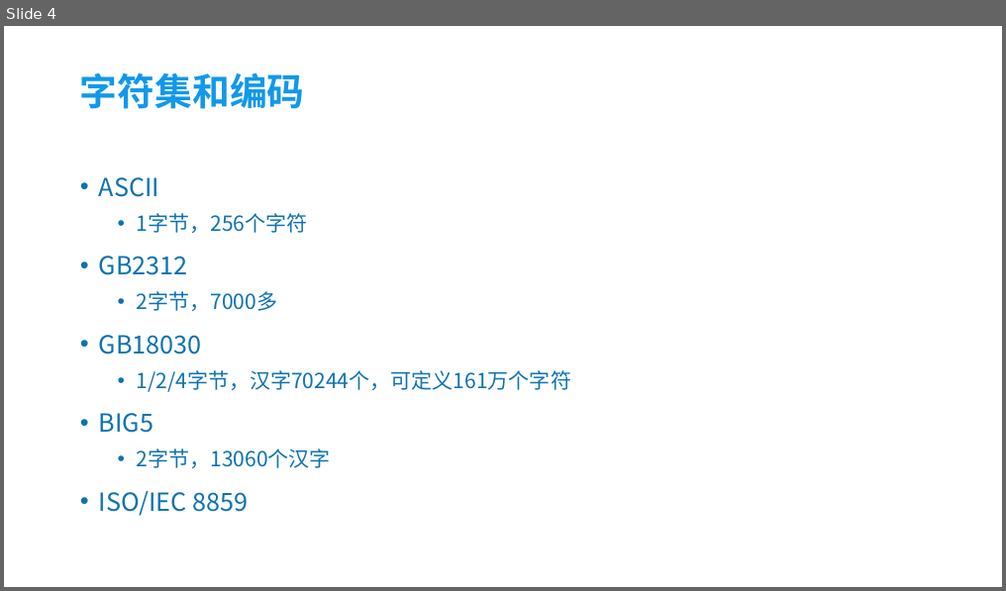
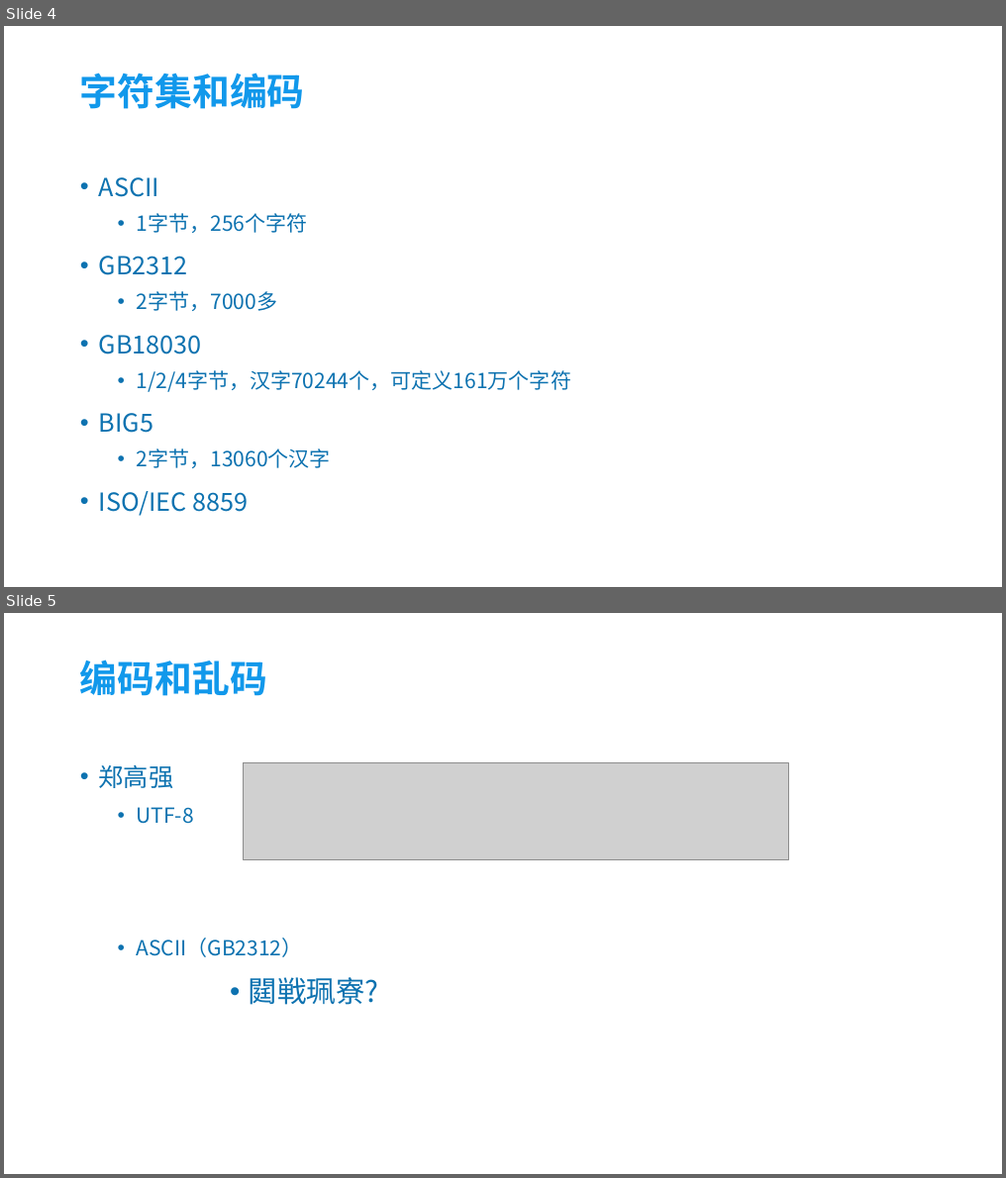
Before and after one commit to kenkozheng/HTML5_research, a slide deck: Charset&Coding&HTML/编码和前端的那些事.pptx. Shown one above the other, each under a label of ours: slide 4 before the commit, slides 4 and 5 after it. The pictures are 1006x591 and 1006x1178 pixels, drawn with LibreOffice and Linux fonts; fonts in the diff are those of the drawing; grey boxes stand for pictures; background and template pictures are left out. Boxes give left, top, right and bottom in pixels: in the first picture for what was removed or moved away, otherwise in the second. Text is boxed around its words. In the diff, an @@ line names an element or a change of style, - is before the commit and + after.

Commit message:
加入乱码例子

```diff
--- a/Charset&Coding&HTML/编码和前端的那些事.pptx
+++ b/Charset&Coding&HTML/编码和前端的那些事.pptx
@@ slide 5 added at bbox=[4, 613, 1002, 1174], background picture (left out) @@
@@ title added at bbox=[80, 660, 267, 696], 36 pt, text #1198EB, bold @@
+编码和乱码
@@ text added at bbox=[99, 765, 378, 1005], 20 pt, text #0D72B0 @@
+• 郑高强
+  • UTF-8
+  • ASCII（GB2312）
+        • 閮戦珮寮?
@@ picture added at bbox=[244, 763, 788, 861] @@
```
Also in this commit, not shown: 1 other slide added.
